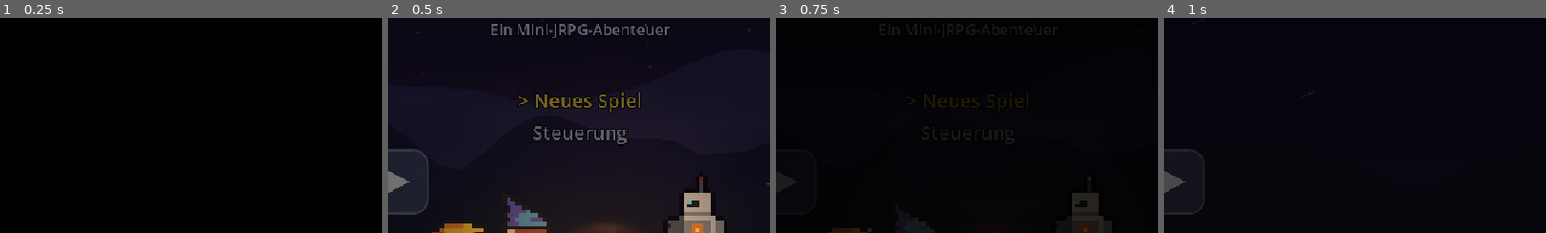
Above: before the commit, frames 1-4 (left to right).
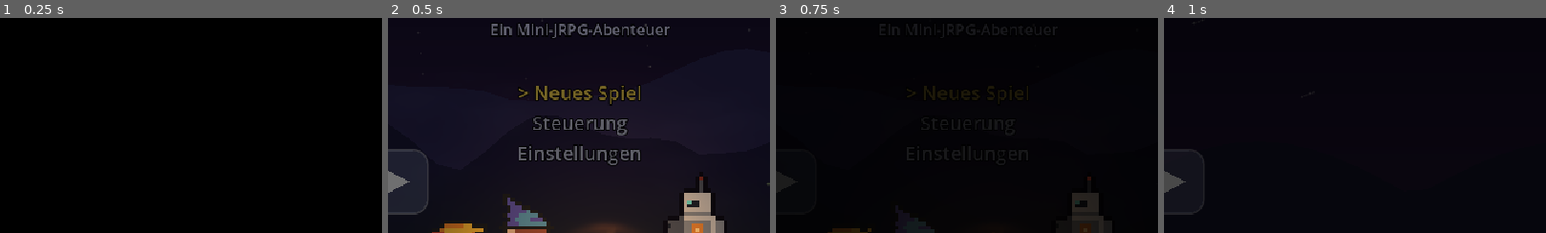
Above: after the commit, the same moments.

Repository: KungFuBrot/RpgGodot
Game: Godot game, scene res://scenes/Main.tscn
Two runs of this game, one before a commit and one after it. Both use one fixed random seed, a clock stepped at 60 frames per second and the inputs below.
Inputs (mouse positions are % of the whole screen's width and height, from its top left):
- Up to frame 1 (0.25 s): no input
- Up to frame 2 (0.5 s): no input
- Up to frame 3 (0.75 s): tap Enter at 0.5 s; move the mouse to (72, 45) at 0.52 s; hold Right (move_right) from 0.53 s (still down); hold Z (confirm) from 0.53 s (still down); click (72, 45) at 0.67 s
- Up to frame 4 (1 s): keep holding Right (move_right); keep holding Z (confirm); tap Space at 0.77 s
The pictures show only the part of the screen within x 25-75%, y 32-82%; the shares and areas given below are measured in that part.

Frame 1 is identical in both runs. In frame 2, 4.2% of the frame differs, in the area x 34-67%, y 31-69%; in frame 3, 0.5%; in frame 4, nothing differs.

Commit message:
Echte Soundeffekte (CC0, Kenney) + D-Pad-Einstellung im Titel
SFX: 16 professionelle OGG-Effekte aus den Kenney-Audio-Packs (CC0,
assets/sfx/LICENSE.txt) ersetzen die duennen Synth-Toene fuer menu/
buy/error/slash/hit/heal/coin/step/encounter/flee/laser/charge/
ult_charge/die/rocket/stomp. play_sfx laedt Datei-first und faellt
sonst auf den Synth zurueck — die eigens gebauten Explosionen (boom/
bigboom/nuke) und Kreatur-Laute (roar/growl/summon/...) bleiben Synth.

Einstellungen: Neuer Titel-Menuepunkt "Einstellungen" mit Schalter
"Bildschirm-Tasten (Pad): AN/AUS" (Standard AN). AUS blendet D-Pad,
A/B-Knoepfe UND den "Pad aus"-Umschalter komplett aus. Einstellung
persistiert in user://settings.cfg (GameState.set_touch_pad).
Notausgang gegen Touch-Aussperrung: 5 schnelle Bildschirm-Tipps
blenden das Pad wieder ein.

Co-Authored-By: Claude Fable 5 <noreply@anthropic.com>
Claude-Session: https://claude.ai/code/session_01HAW9BNufryH23ZX7g6ipTS

Diff:
--- a/scripts/AudioManager.gd
+++ b/scripts/AudioManager.gd
@@ -248,12 +248,21 @@
 	music_player.stream = _music_cache[id]
 	music_player.play()
 
+## Echte Soundeffekte (CC0, Kenney — siehe assets/sfx/LICENSE.txt) haben
+## Vorrang; wo keine Datei liegt, rendert weiterhin der Synth (z. B. die
+## eigens gebauten Explosionen boom/bigboom/nuke).
+const SFX_DIR := "res://assets/sfx/"
+
 func play_sfx(id: String) -> void:
 	if not _sfx_cache.has(id):
-		var buf := _render_sfx(id)
-		if buf == null:
-			return
-		_sfx_cache[id] = buf
+		var path := SFX_DIR + id + ".ogg"
+		if ResourceLoader.exists(path):
+			_sfx_cache[id] = load(path)
+		else:
+			var buf := _render_sfx(id)
+			if buf == null:
+				return
+			_sfx_cache[id] = buf
 	var p: AudioStreamPlayer = sfx_players[sfx_next]
 	sfx_next = (sfx_next + 1) % sfx_players.size()
 	p.stream = _sfx_cache[id]
--- a/scripts/GameState.gd
+++ b/scripts/GameState.gd
@@ -109,8 +109,27 @@
 	],
 }
 
+## Nutzer-Einstellungen (überleben Neustarts via user://settings.cfg).
+var touch_pad := true  # Bildschirm-Tasten (D-Pad) anzeigen — Standard: an
+
 func _ready() -> void:
+	_load_settings()
 	reset_party()
+
+func _load_settings() -> void:
+	var cfg := ConfigFile.new()
+	if cfg.load("user://settings.cfg") == OK:
+		touch_pad = cfg.get_value("input", "touch_pad", true)
+
+func set_touch_pad(value: bool) -> void:
+	touch_pad = value
+	var cfg := ConfigFile.new()
+	cfg.set_value("input", "touch_pad", value)
+	cfg.save("user://settings.cfg")
+	if main != null:
+		var t: Variant = main.get("touch")
+		if t != null and is_instance_valid(t):
+			t.apply_setting()
 
 ## Kompletter Neustart (nach dem Abspann): alles zurück auf Anfang.
 func reset_all() -> void:
--- a/scripts/Main.gd
+++ b/scripts/Main.gd
@@ -4,6 +4,7 @@
 
 var current_screen: Node = null
 var fade_rect: ColorRect
+var touch: TouchControls
 
 # Merker, um nach einem Kampf an dieselbe Stelle zurückzukehren.
 var field_return := {"map": "town", "spawn": "start", "pos": Vector2i(-1, -1)}
@@ -22,7 +23,8 @@
 	layer.add_child(fade_rect)
 	# Bildschirm-Steuerung für Geräte ohne Tastatur (Web/Touch); bleibt über
 	# allen Szenen bestehen und speist die Input-Actions ein.
-	add_child(TouchControls.new())
+	touch = TouchControls.new()
+	add_child(touch)
 	if OS.get_environment("SPELLSHOT") != "":
 		goto_map("town", "start")
 		await get_tree().create_timer(0.5).timeout
--- a/scripts/Title.gd
+++ b/scripts/Title.gd
@@ -10,6 +10,8 @@
 	{"id": "milo", "pos": Vector2(408, 426), "flip": false},
 	{"id": "rax", "pos": Vector2(630, 434), "flip": true},
 ]
+
+const MENU_ITEMS := ["Neues Spiel", "Steuerung", "Einstellungen"]
 
 var menu_index := 0
 var menu_labels: Array = []
@@ -17,6 +19,8 @@
 var hero_sprites: Array = []
 var flame: Sprite2D
 var help_panel: PanelContainer
+var settings_panel: PanelContainer
+var pad_label: Label
 var ui: CanvasLayer
 var _locked := false
 
@@ -274,8 +278,8 @@
 		.set_trans(Tween.TRANS_SINE).set_ease(Tween.EASE_IN_OUT)
 	_label("Ein Mini-JRPG-Abenteuer", 19, Color(0.82, 0.82, 0.95), 176)
 	# Startmenü
-	for i in 2:
-		var l := _label(["Neues Spiel", "Steuerung"][i], 24, Color.WHITE, 262 + i * 40)
+	for i in MENU_ITEMS.size():
+		var l := _label(MENU_ITEMS[i], 24, Color.WHITE, 252 + i * 38)
 		menu_labels.append(l)
 	_redraw_menu()
 	# Hilfe-Overlay (Steuerung), anfangs verborgen
@@ -302,6 +306,43 @@
 		vb.add_child(l)
 	help_panel.visible = false
 	ui.add_child(help_panel)
+	# Einstellungs-Overlay (Bildschirm-Tasten an/aus), anfangs verborgen
+	settings_panel = PanelContainer.new()
+	settings_panel.position = Vector2(300, 220)
+	settings_panel.custom_minimum_size = Vector2(360, 0)
+	var svb := VBoxContainer.new()
+	svb.add_theme_constant_override("separation", 10)
+	settings_panel.add_child(svb)
+	var stitle := Label.new()
+	stitle.text = "— Einstellungen —"
+	stitle.add_theme_font_size_override("font_size", 20)
+	stitle.add_theme_color_override("font_color", Color(1.0, 0.85, 0.32))
+	stitle.horizontal_alignment = HORIZONTAL_ALIGNMENT_CENTER
+	svb.add_child(stitle)
+	pad_label = Label.new()
+	pad_label.add_theme_font_size_override("font_size", 18)
+	pad_label.horizontal_alignment = HORIZONTAL_ALIGNMENT_CENTER
+	svb.add_child(pad_label)
+	var shint := Label.new()
+	shint.text = "Z: Umschalten   ·   X: Zurück"
+	shint.add_theme_font_size_override("font_size", 15)
+	shint.add_theme_color_override("font_color", Color(0.75, 0.75, 0.9))
+	shint.horizontal_alignment = HORIZONTAL_ALIGNMENT_CENTER
+	svb.add_child(shint)
+	var shint2 := Label.new()
+	shint2.text = "Tipp: 5-mal schnell tippen blendet das Pad wieder ein"
+	shint2.add_theme_font_size_override("font_size", 13)
+	shint2.add_theme_color_override("font_color", Color(0.6, 0.6, 0.75))
+	shint2.horizontal_alignment = HORIZONTAL_ALIGNMENT_CENTER
+	svb.add_child(shint2)
+	_refresh_pad_label()
+	settings_panel.visible = false
+	ui.add_child(settings_panel)
+
+func _refresh_pad_label() -> void:
+	pad_label.text = "Bildschirm-Tasten (Pad):  %s" % ("AN" if GameState.touch_pad else "AUS")
+	pad_label.add_theme_color_override("font_color",
+		Color(0.55, 1.0, 0.6) if GameState.touch_pad else Color(1.0, 0.55, 0.5))
 
 func _label(text: String, size: int, color: Color, y: float) -> Label:
 	var l := Label.new()
@@ -320,7 +361,7 @@
 	for i in menu_labels.size():
 		var l: Label = menu_labels[i]
 		var selected := i == menu_index
-		l.text = ("> " if selected else "") + ["Neues Spiel", "Steuerung"][i]
+		l.text = ("> " if selected else "") + MENU_ITEMS[i]
 		l.add_theme_color_override("font_color",
 			Color(1.0, 0.85, 0.32) if selected else Color(0.8, 0.8, 0.88))
 
@@ -332,15 +373,34 @@
 			AudioManager.play_sfx("menu")
 			help_panel.visible = false
 		return
-	if event.is_action_pressed("move_up") or event.is_action_pressed("move_down"):
+	if settings_panel.visible:
+		if event.is_action_pressed("confirm"):
+			# Bildschirm-Tasten umschalten (wird sofort angewendet + gespeichert)
+			AudioManager.play_sfx("buy")
+			GameState.set_touch_pad(not GameState.touch_pad)
+			_refresh_pad_label()
+		elif event.is_action_pressed("cancel"):
+			AudioManager.play_sfx("menu")
+			settings_panel.visible = false
+		return
+	if event.is_action_pressed("move_up"):
 		AudioManager.play_sfx("menu")
-		menu_index = (menu_index + 1) % 2
+		menu_index = (menu_index - 1 + MENU_ITEMS.size()) % MENU_ITEMS.size()
+		_redraw_menu()
+	elif event.is_action_pressed("move_down"):
+		AudioManager.play_sfx("menu")
+		menu_index = (menu_index + 1) % MENU_ITEMS.size()
 		_redraw_menu()
 	elif event.is_action_pressed("confirm"):
-		if menu_index == 0:
-			_locked = true
-			AudioManager.play_sfx("buy")
-			start_game.emit()
-		else:
-			AudioManager.play_sfx("menu")
-			help_panel.visible = true
+		match menu_index:
+			0:
+				_locked = true
+				AudioManager.play_sfx("buy")
+				start_game.emit()
+			1:
+				AudioManager.play_sfx("menu")
+				help_panel.visible = true
+			2:
+				AudioManager.play_sfx("menu")
+				_refresh_pad_label()
+				settings_panel.visible = true
--- a/scripts/TouchControls.gd
+++ b/scripts/TouchControls.gd
@@ -29,6 +29,28 @@
 	# Auch während Pausen/Übergängen bedienbar bleiben.
 	process_mode = Node.PROCESS_MODE_ALWAYS
 	_build()
+	apply_setting()
+
+## Wendet die Titel-Einstellung an: ist das Pad deaktiviert, verschwindet
+## ALLES — auch der „Pad aus"-Umschaltknopf oben rechts.
+func apply_setting() -> void:
+	visible = GameState.touch_pad
+
+var _tap_times: Array = []
+
+## Notausgang: Ist das Pad per Einstellung versteckt, holen fünf schnelle
+## Bildschirm-Tipps es zurück — sonst wäre ein reines Touch-Gerät dauerhaft
+## ausgesperrt (die Einstellung überlebt ja Neustarts).
+func _input(event: InputEvent) -> void:
+	if visible or not (event is InputEventScreenTouch) or not event.pressed:
+		return
+	var now := Time.get_ticks_msec()
+	_tap_times.append(now)
+	while _tap_times.size() > 0 and now - _tap_times[0] > 2000:
+		_tap_times.pop_front()
+	if _tap_times.size() >= 5:
+		_tap_times.clear()
+		GameState.set_touch_pad(true)
 
 func _build() -> void:
 	_root = Control.new()
Not shown, added: assets/sfx/LICENSE.txt
Not shown, added: assets/sfx/buy.ogg.import
Not shown, added: assets/sfx/charge.ogg.import
Not shown, added: assets/sfx/coin.ogg.import
Not shown, added: assets/sfx/die.ogg.import
Not shown, added: assets/sfx/encounter.ogg.import
Not shown, added: assets/sfx/error.ogg.import
Not shown, added: assets/sfx/flee.ogg.import
Not shown, added: assets/sfx/heal.ogg.import
Not shown, added: assets/sfx/hit.ogg.import
Not shown, added: assets/sfx/laser.ogg.import
Not shown, added: assets/sfx/menu.ogg.import
(and 21 more such lines)
